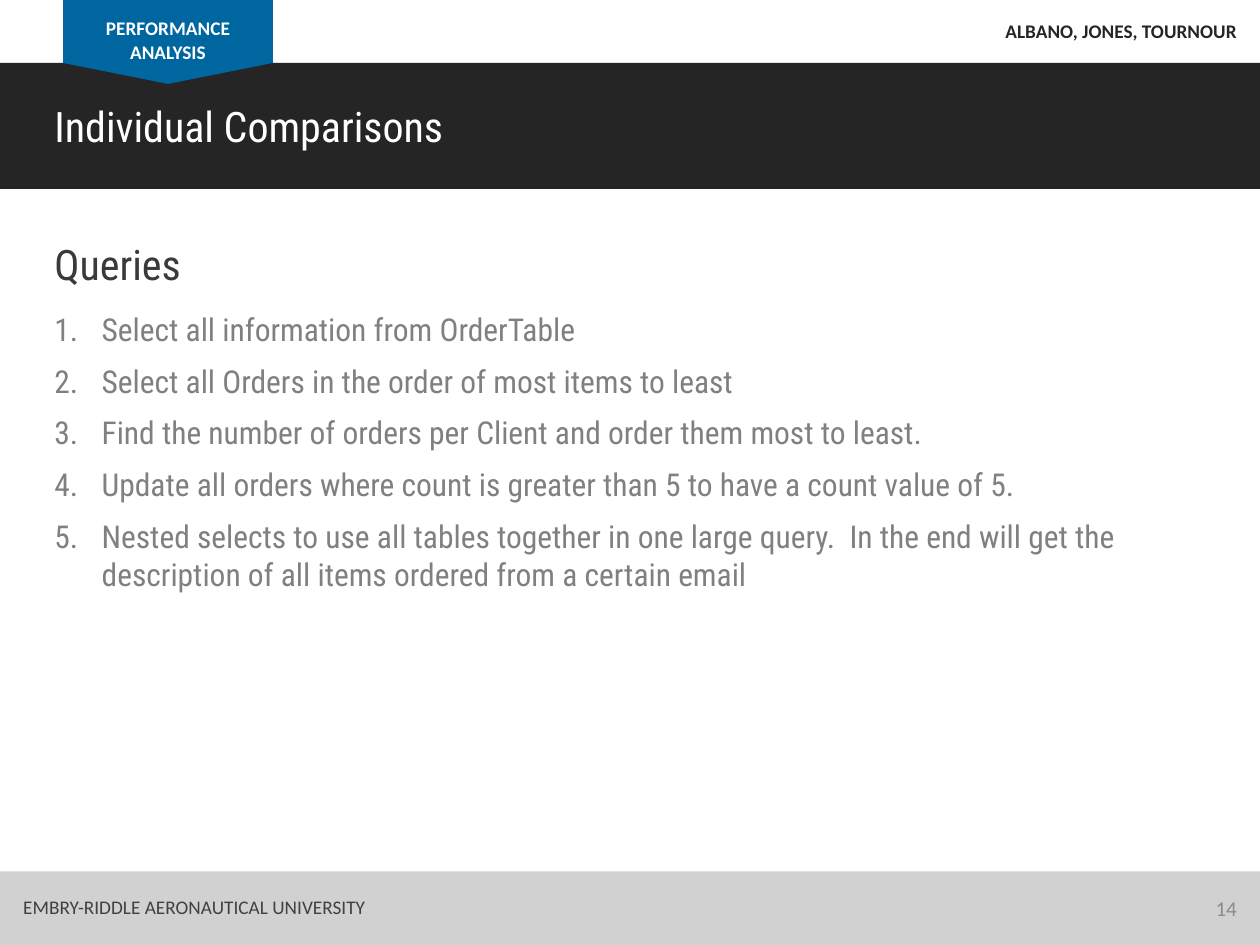
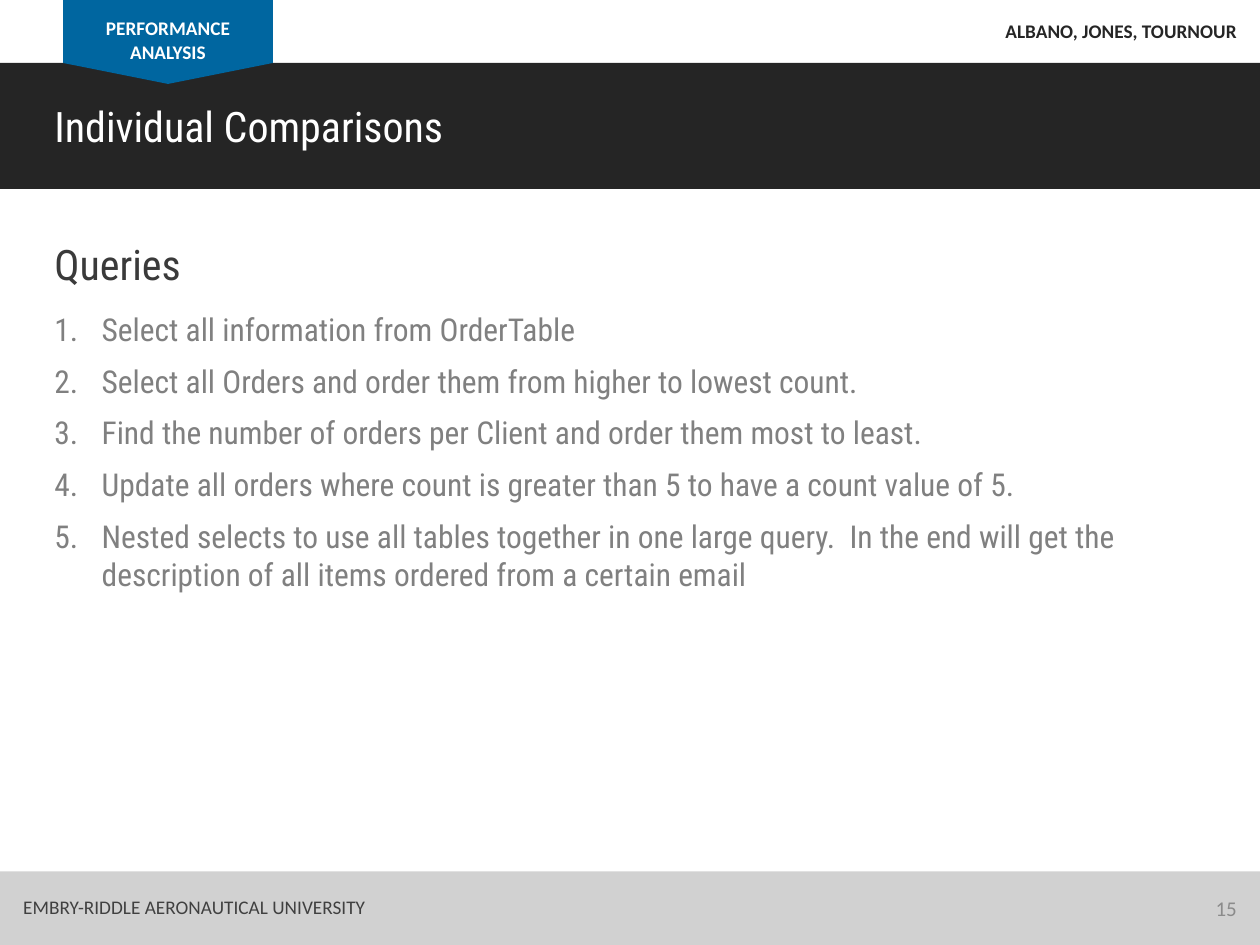
Before and after one commit to albanoj2/se655_final_project, a slide deck: slide 15 of docs/In_class_presentation.pptx (slide 14 before the commit). Drawn at 1260x945 pixels with LibreOffice and Linux fonts; fonts in the diff are those of the drawing. Boxes give left, top, right and bottom in pixels: in the first picture for what was removed or moved away, otherwise in the second. Text is boxed around its words. In the diff, an @@ line names an element or a change of style, - is before the commit and + after.

```diff
--- a/docs/In_class_presentation.pptx
+++ b/docs/In_class_presentation.pptx
@@ text at <box>102,369,857,400</box>: text changed @@
-2. Select all Orders in the order of most items to least
+2. Select all Orders and order them from higher to lowest count.
@@ page number at <box>1216,903,1237,916</box>: text changed @@
-14
+15
```
Also in this commit, not shown: 3 other slides changed.
